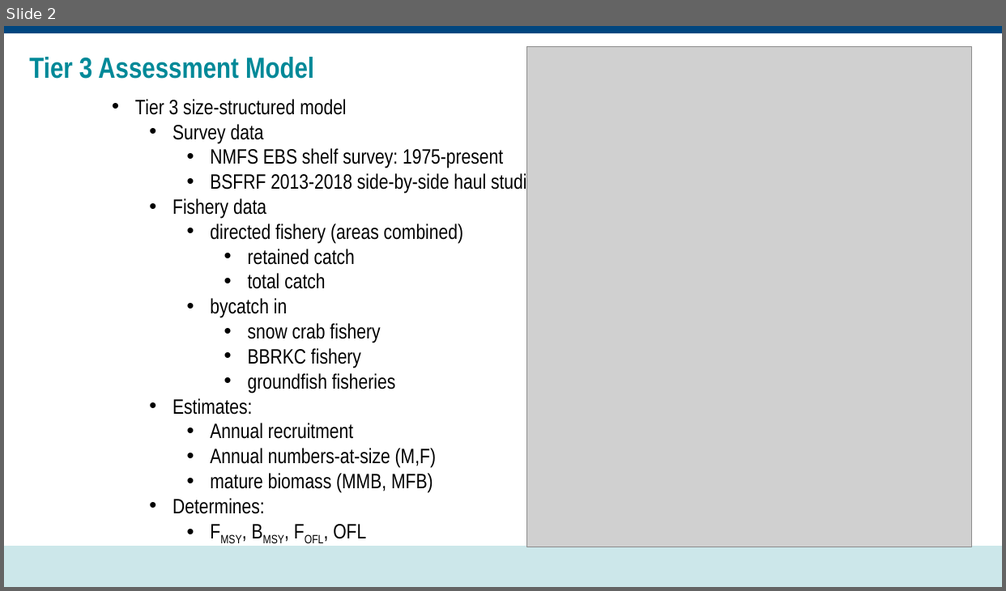
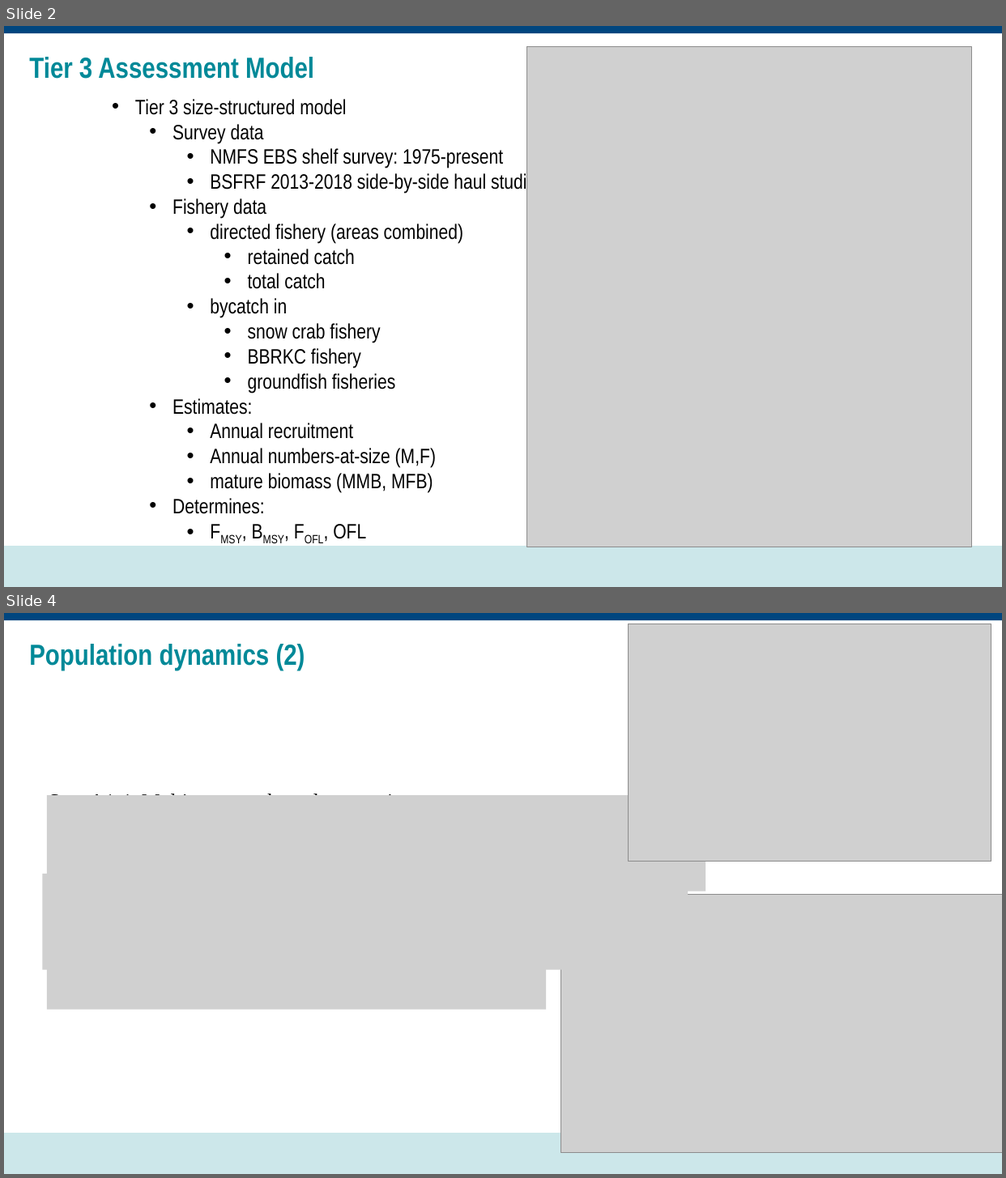
Before and after one commit to noaa-afsc/TannerCrab_2026CIEReview, a slide deck: presentations/TransitionToGMACS.pptx. Shown one above the other, each under a label of ours: slide 2 before the commit, slides 2 and 4 after it; the slides between them are not shown. The pictures are 1006x591 and 1006x1178 pixels, drawn with LibreOffice and Linux fonts; fonts in the diff are those of the drawing; grey boxes stand for pictures; background and template pictures are left out. Boxes give left, top, right and bottom in pixels: in the first picture for what was removed or moved away, otherwise in the second. Text is boxed around its words. In the diff, an @@ line names an element or a change of style, - is before the commit and + after.

```diff
--- a/presentations/TransitionToGMACS.pptx
+++ b/presentations/TransitionToGMACS.pptx
@@ slide 4 added at [4,613,1002,1174], background #FFFFFF; not listed: 2 template elements that a slide beside it also shows @@
@@ picture added at [629,624,991,862] @@
@@ title added at [29,644,305,671], 28 pt, text #008998, bold @@
+Population dynamics (2)
@@ picture added at [676,645,751,688] @@
@@ picture added at [47,796,705,892] @@
@@ text added at [49,792,414,795], 20 pt, text #000000 @@
+Step A1.4: Molting, growth, and maturation
@@ picture added at [42,874,688,969] @@
@@ picture added at [561,895,1002,1153] @@
@@ picture added at [610,903,705,952] @@
@@ picture added at [47,968,546,1010] @@
```
Also in this commit, not shown: 3 slides changed, 6 other slides added, 1 other file.
